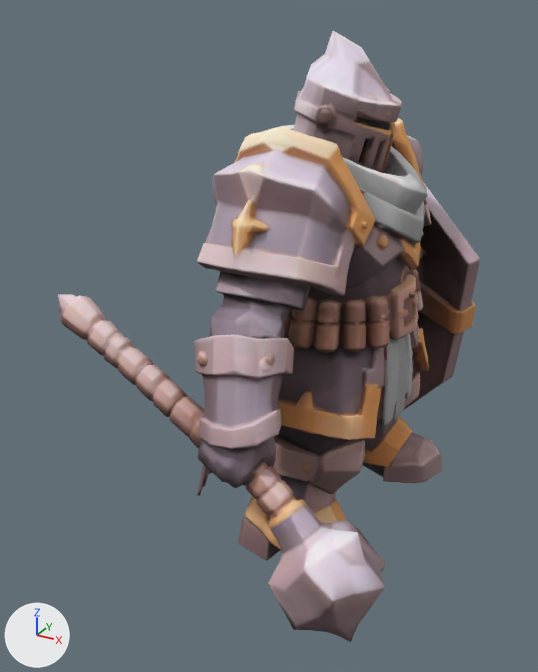
The glTF model godot/client/assets/models/ext/tank.glb as it was, and as the next commit left it.
Both versions are drawn from a 50 mm lens placed at (0.595, -1.271, 1.014), pointed at (-0.073, -0.057, 0.407). Arrows for +X, +Y and +Z are at lower left; the lights stay in place. The first picture is the older version. Mesh edges are drawn as thin lines on the coarser meshes. Objects named as collision shapes, trigger or cutter boxes, shadow casters or lower levels of detail are left out.

Objects in the first picture: 'tank_lod0'.
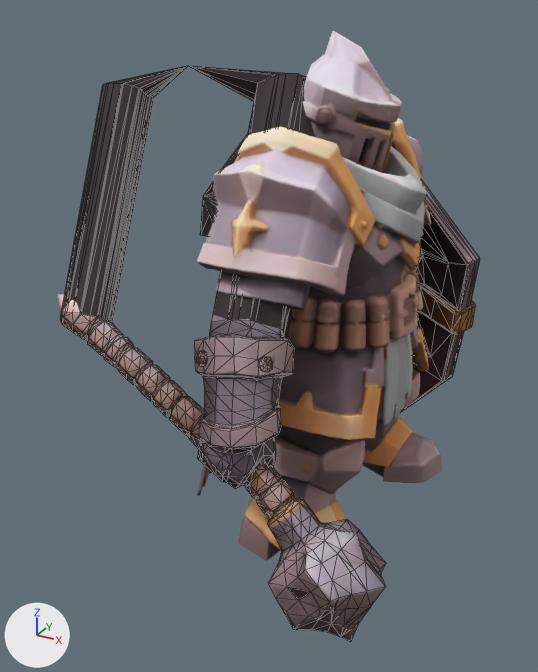
Where the change shows, as pixel boxes [x1, y1, x2, y2] in the pictures (538 x 672 px):
'tank_vm', added: after [61, 66, 463, 607]

What the commit changed:
Material 'tank.001' (mat_tank_001) is new.
Its texture is img_tank_atlas.
Its roughness is 0.8.
Mesh me_tank_vm is new.
It has 1964 vertices, 3845 faces and spans x -0.414..0.323, y -0.489..0.489, z 0.01..0.914.
It uses material mat_tank_001 (picture img_tank_atlas).
Object 'tank_vm' (ob_tank_vm) is new; it shows me_tank_vm.
Its location is (0.0, 0.0, 0.0).
